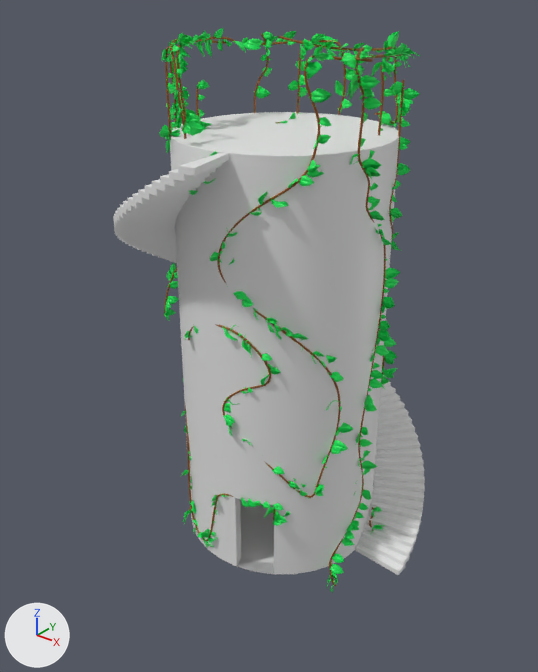
Before and after pictures for a commit that changed the FBX model Assets/Art/Meshes/Tower.fbx.
The view is the same before and after, from a camera (50 mm lens) standing at (4.06, -5.3, 5.39) and looking at (-0.16, -0.01, 2.11). Arrows for +X, +Y and +Z are at lower left; the lights stay in place. Where no turn or scale is listed for an object, it has been applied to the vertices.

Objects in the first picture: 'Leafs', 'Tower', 'Vine'.
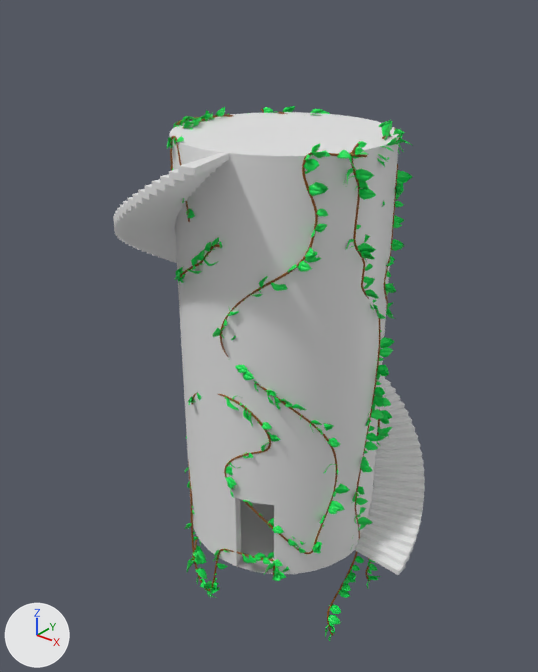
The change in detail:
me_plane_002 is used by ob_leafs; location (0.0, 0.0, 0.0).
me_plane_002 had 59500 vertices, 57120 faces and spanned x -1.67..1.2, y -1.12..1.14, z -0.29..4.99.
me_plane_002 now has 58450 vertices, 56112 faces and spans x -1.09..1.2, y -1.12..1.14, z -0.29..4.99.
me_plane_002 part 1: 21 loose pieces with 1050 vertices, spanning x -1.67..-1.29, y -0.07..0.27, z 1.88..2.64, are deleted.
Object 'Vine' (ob_vine) moves from (0.0, 0.0, 0.0) to (0.0, 0.0, -0.69).
Object 'Leafs' (ob_leafs) moves from (0.0, 0.0, 0.0) to (0.0, 0.0, -0.69).

Changed parts and their boxes [x1, y1, x2, y2] in the pictures (538 x 672 px):
'Leafs', reshaped, moved
    before: [159, 28, 420, 593]
    after: [166, 106, 413, 641]
'Vine', moved
    before: [164, 34, 405, 586]
    after: [170, 108, 400, 636]
part 1 of me_plane_002, deleted
    before: [164, 263, 179, 321]
